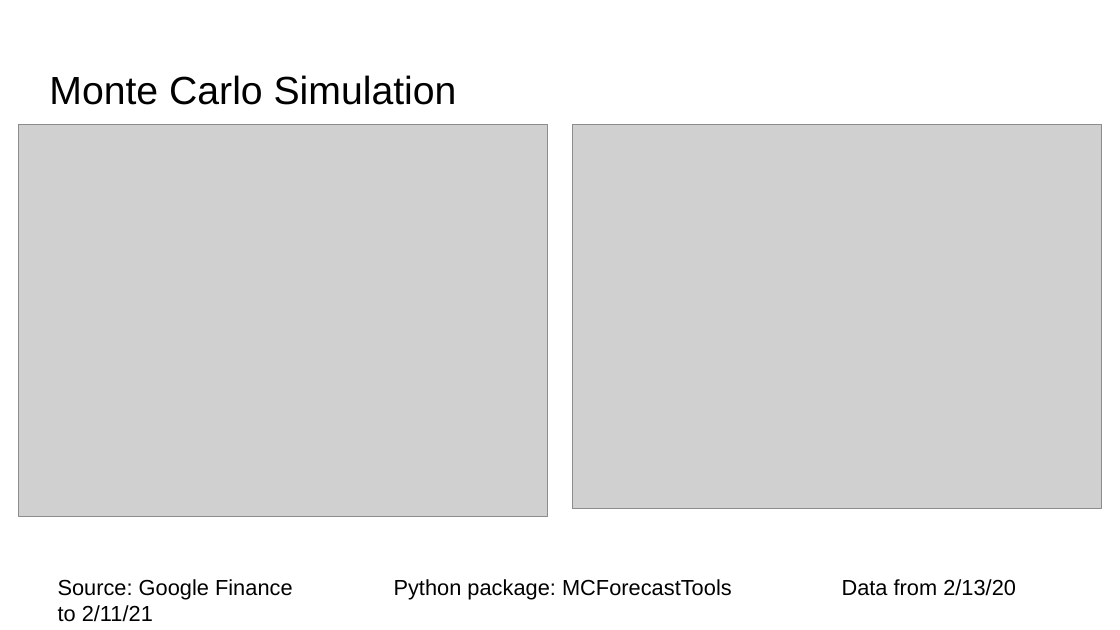
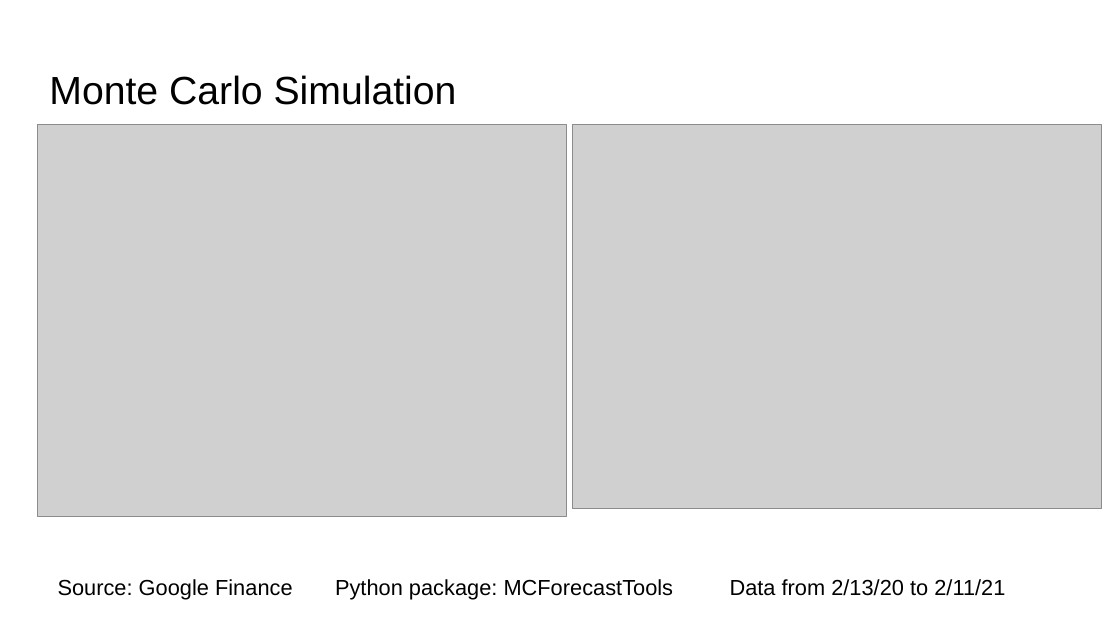
Before and after one commit to vweinblatt123/CF-Project1, a slide deck: slide 15 of CF-Project1.pptx. Drawn at 1120x630 pixels with LibreOffice and Linux fonts; fonts in the diff are those of the drawing; grey boxes stand for pictures. Boxes give left, top, right and bottom in pixels: in the first picture for what was removed or moved away, otherwise in the second. Text is boxed around its words. In the diff, an @@ line names an element or a change of style, - is before the commit and + after.

```diff
--- a/CF-Project1.pptx
+++ b/CF-Project1.pptx
@@ picture: place and size @@
-picture at bbox=[19, 124, 548, 516]
+picture at bbox=[38, 124, 567, 516]
@@ text "Source: Google Finance Python package: ..." rewrapped from bbox=[58, 579, 1016, 600] to bbox=[58, 579, 1005, 600] @@
```
Also in this commit, not shown: 3 other slides changed.
